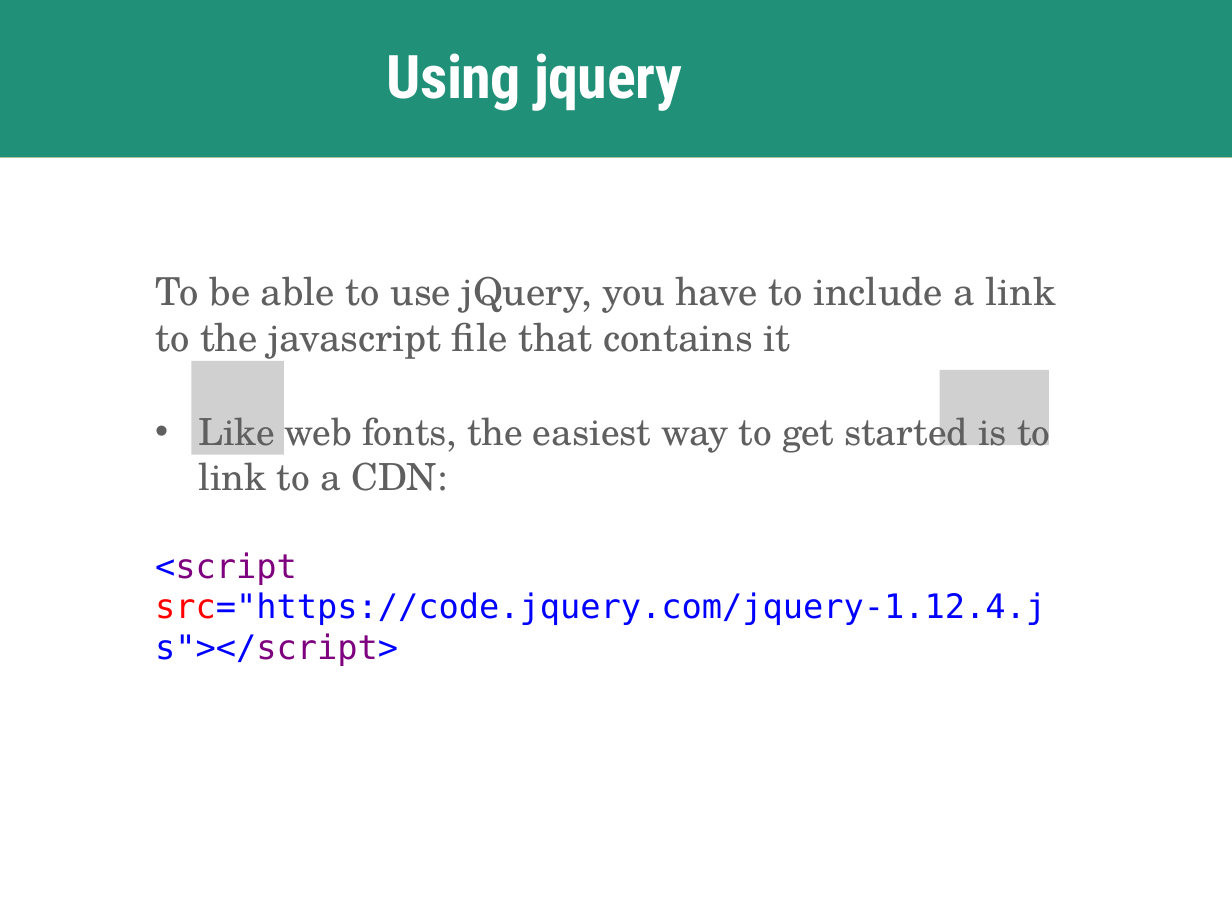
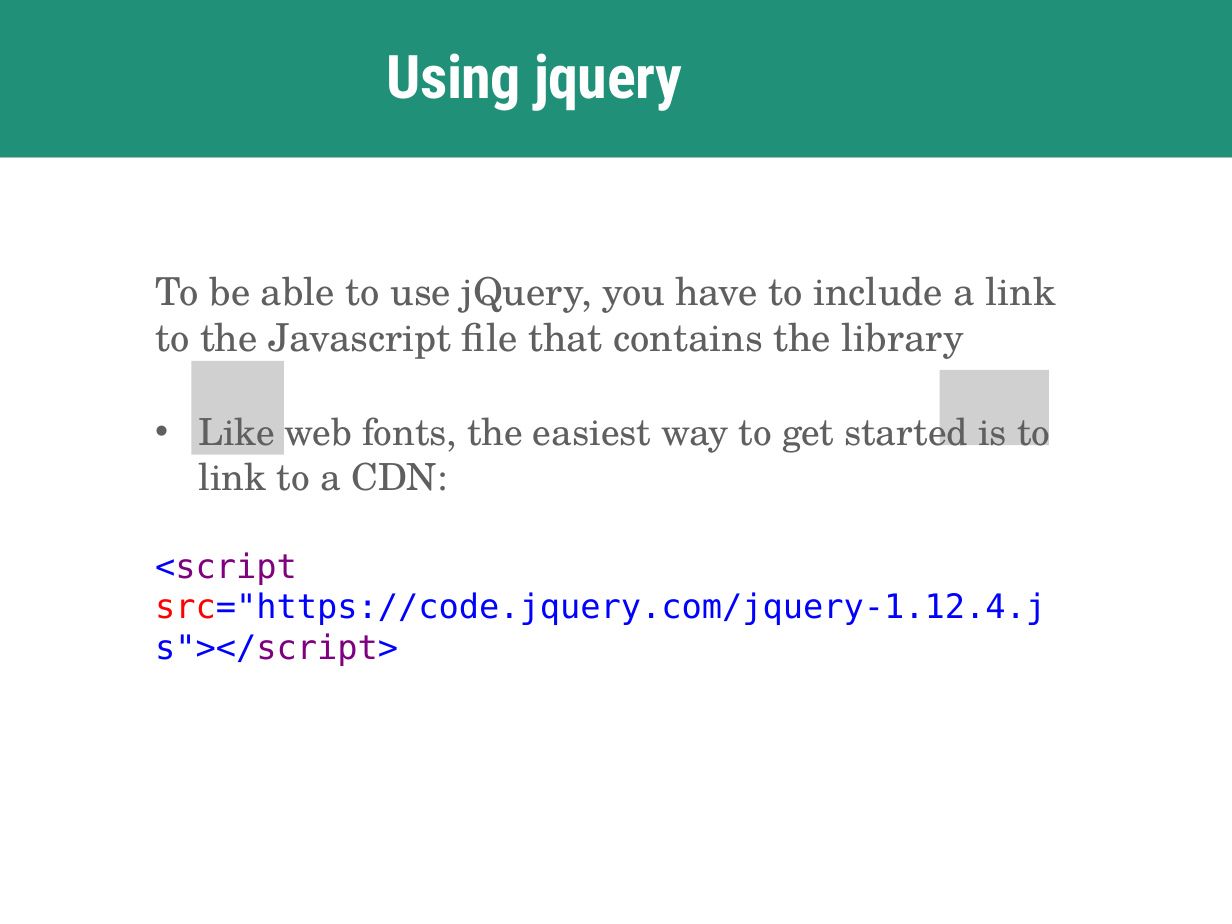
Before and after one commit to skornfeld/svc-class-jan-2018, a slide deck: slide 75 of slides/week-4.pptx (slide 78 before the commit). Drawn at 1232x924 pixels with LibreOffice and Linux fonts; fonts in the diff are those of the drawing; grey boxes stand for pictures. Boxes give left, top, right and bottom in pixels: in the first picture for what was removed or moved away, otherwise in the second. Text is boxed around its words. In the diff, an @@ line names an element or a change of style, - is before the commit and + after.

Commit message:
update week 4, provide another float example, fix style table link

```diff
--- a/slides/week-4.pptx
+++ b/slides/week-4.pptx
@@ text at bbox=[155, 276, 1055, 363]: text changed @@
-To be able to use jQuery, you have to include a link to the javascript file that contains it
+To be able to use jQuery, you have to include a link to the Javascript file that contains the library
```
Also in this commit, not shown: 12 other slides changed, 1 slide added, 4 slides removed, 6 other files.
